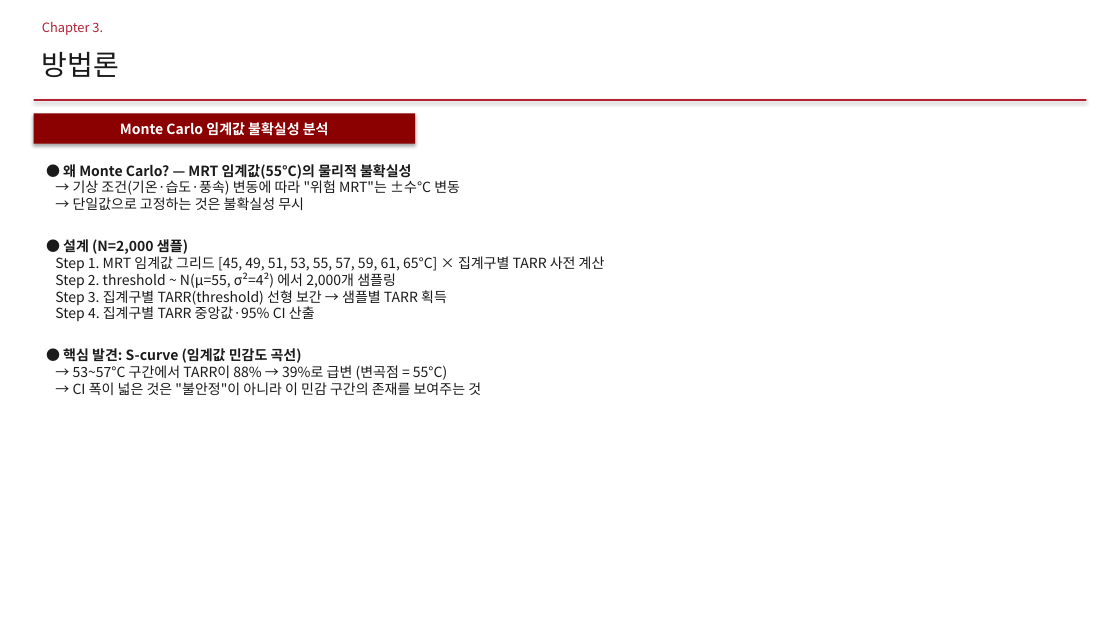
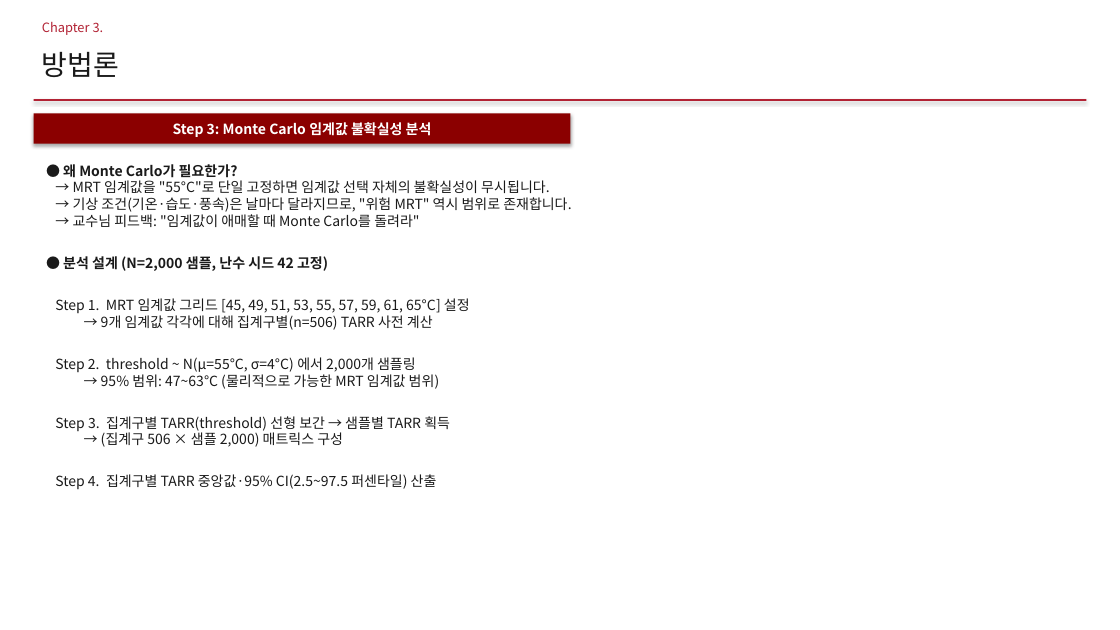
Before and after one commit to jinshingeo/Thermal_Catchment, a slide deck: slide 8 of writing/지도학회발표/2026-05-13_TAVI_학회발표.pptx. Drawn at 1120x630 pixels with LibreOffice and Linux fonts; fonts in the diff are those of the drawing. Boxes give left, top, right and bottom in pixels: in the first picture for what was removed or moved away, otherwise in the second. Text is boxed around its words. In the diff, an @@ line names an element or a change of style, - is before the commit and + after.

```diff
--- a/writing/지도학회발표/2026-05-13_TAVI_학회발표.pptx
+++ b/writing/지도학회발표/2026-05-13_TAVI_학회발표.pptx
@@ rectangle "Step 3: Monte Carlo 임계값 ...": place and size @@
-rectangle "Step 3: Monte Carlo 임계값 ..." at box(34, 113, 415, 144)
+rectangle "Step 3: Monte Carlo 임계값 ..." at box(34, 113, 571, 144)
@@ text in rectangle at box(173, 122, 432, 137): text changed @@
-Monte Carlo 임계값 불확실성 분석
+Step 3: Monte Carlo 임계값 불확실성 분석
@@ text at box(55, 164, 571, 389): text changed @@
-● 왜 Monte Carlo? — MRT 임계값(55°C)의 물리적 불확실성
-→ 기상 조건(기온·습도·풍속) 변동에 따라 "위험 MRT"는 ±수°C 변동
-→ 단일값으로 고정하는 것은 불확실성 무시
-● 설계 (N=2,000 샘플)
-Step 1. MRT 임계값 그리드 [45, 49, 51, 53, 55, 57, 59, 61, 65°C] × 집계구별 TARR 사전 계산
-Step 2. threshold ~ N(μ=55, σ²=4²) 에서 2,000개 샘플링
+● 왜 Monte Carlo가 필요한가?
+→ MRT 임계값을 "55°C"로 단일 고정하면 임계값 선택 자체의 불확실성이 무시됩니다.
+→ 기상 조건(기온·습도·풍속)은 날마다 달라지므로, "위험 MRT" 역시 범위로 존재합니다.
+→ 교수님 피드백: "임계값이 애매할 때 Monte Carlo를 돌려라"
+● 분석 설계 (N=2,000 샘플, 난수 시드 42 고정)
+Step 1. MRT 임계값 그리드 [45, 49, 51, 53, 55, 57, 59, 61, 65°C] 설정
+→ 9개 임계값 각각에 대해 집계구별(n=506) TARR 사전 계산
+Step 2. threshold ~ N(μ=55°C, σ=4°C) 에서 2,000개 샘플링
+→ 95% 범위: 47~63°C (물리적으로 가능한 MRT 임계값 범위)
@@ text at box(55, 432, 437, 489): text changed @@
-Step 4. 집계구별 TARR 중앙값·95% CI 산출
-● 핵심 발견: S-curve (임계값 민감도 곡선)
-→ 53~57°C 구간에서 TARR이 88% → 39%로 급변 (변곡점 = 55°C)
-→ CI 폭이 넓은 것은 "불안정"이 아니라 이 민감 구간의 존재를 보여주는 것
+→ (집계구 506 × 샘플 2,000) 매트릭스 구성
+Step 4. 집계구별 TARR 중앙값·95% CI(2.5~97.5 퍼센타일) 산출
```
Also in this commit, not shown: 16 other slides changed, 1 other file.
